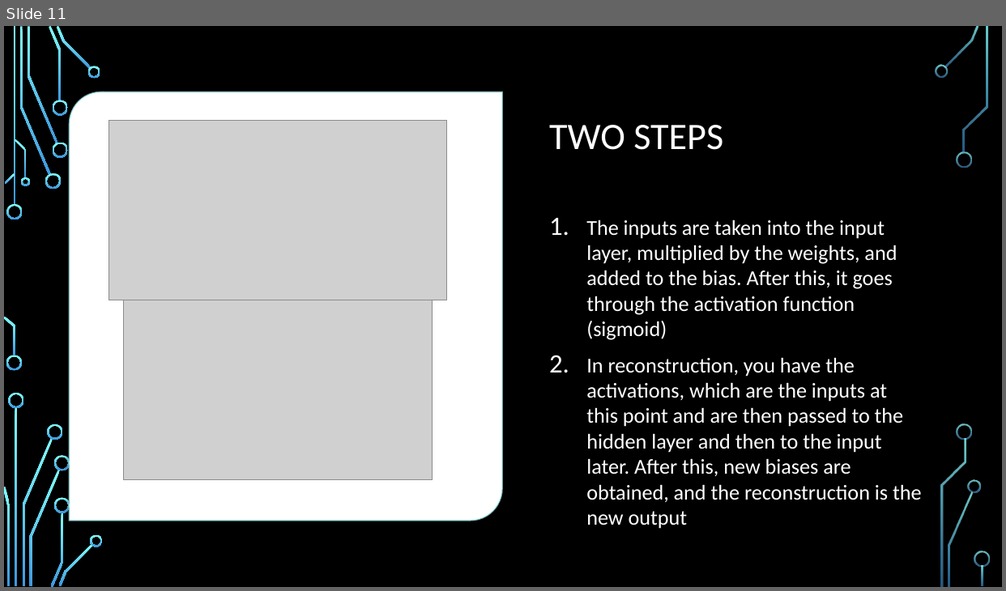
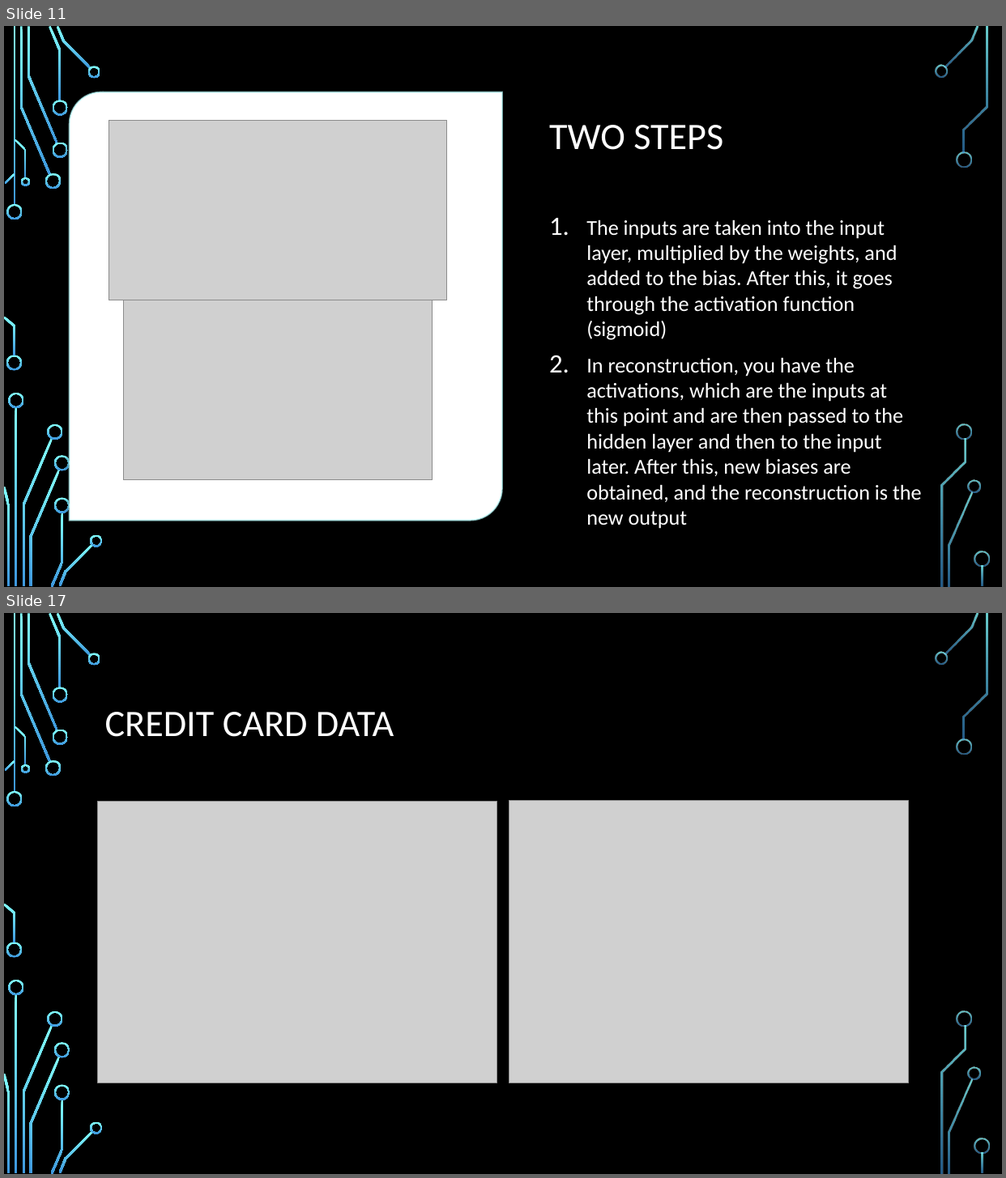
Before and after one commit to shawnmccarthy/anomalydetection, a slide deck: mccarthy-shawn_slides.pptx. Shown one above the other, each under a label of ours: slide 11 before the commit, slides 11 and 17 after it; the slides between them are not shown. The pictures are 1006x591 and 1006x1178 pixels, drawn with LibreOffice and Linux fonts; fonts in the diff are those of the drawing; grey boxes stand for pictures; background and template pictures are left out. Boxes give left, top, right and bottom in pixels: in the first picture for what was removed or moved away, otherwise in the second. Text is boxed around its words. In the diff, an @@ line names an element or a change of style, - is before the commit and + after.

```diff
--- a/mccarthy-shawn_slides.pptx
+++ b/mccarthy-shawn_slides.pptx
@@ slide 17 added at (4,613,1002,1174), background picture (left out); not listed: 36 template elements that a slide beside it also shows @@
@@ title added at (105,712,394,737), 36 pt, text #FFFFFF @@
+CREDIT CARD DATA
@@ picture added at (98,801,497,1082) @@
@@ picture added at (509,801,908,1084) @@
```
Also in this commit, not shown: 2 slides changed, 5 other slides added, 5 other files.
